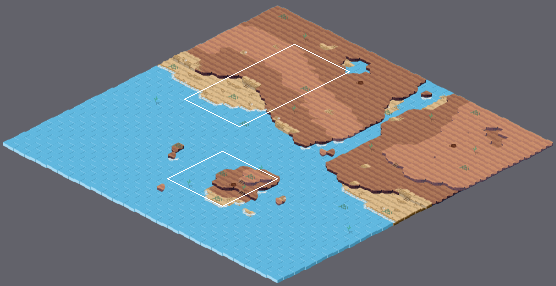
Tiled map (JSON): wyndOS/games/kora/assets/tlmap/demo/demo.tmj. Above: a wide view before the commit, with the close-up outlined.
Close-up. Old version:
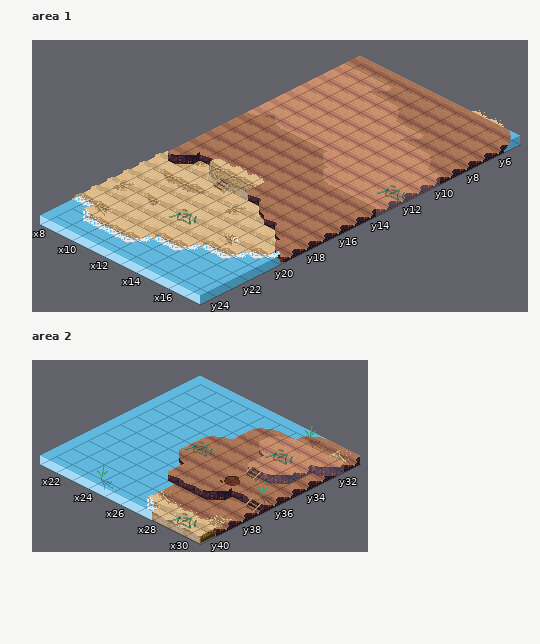
Cells are 32x16 px. Isometric: x runs down to the right, y down to the left. Shown: area 1 x 8..17, y 5..24; area 2 x 21..30, y 31..40. The commit also changed other parts of the map, which this record leaves out. Tiles whose own drawing changed are shown in their newer look in all pictures.
The result:
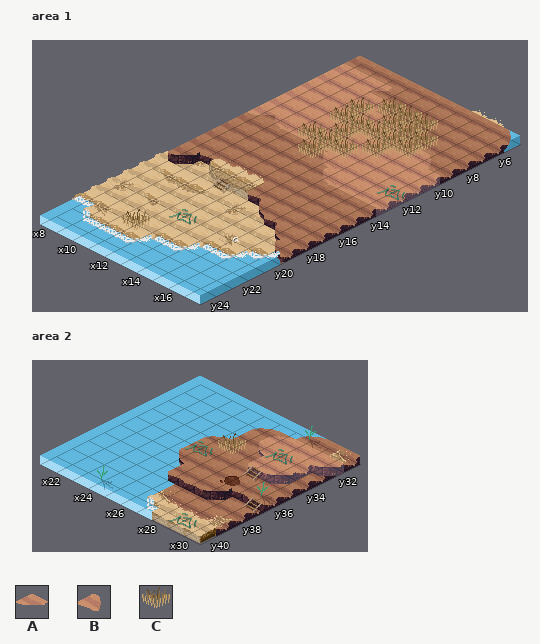
Key: from "coast": A 17, B 19, C 27.
_ is an empty cell.
Changes in this commit:
Layer "h1-decor", area 1:
Tile A becomes tile C in row 8 at x 14.
Tile B becomes tile C in row 7 at x 12.
The author put tile C in row 7 at x 13 to 14; in row 8 at x 11, 13 and 15; in row 9 at x 11 to 15; in row 10 at x 12 and 14; in row 11 at x 11 to 13; in row 12 at x 12.
The author put tile C in row 22 at x 11.
Layer "h1-decor", area 2:
The author put tile C in row 34 at x 26.
Pixel boxes of the changes (left, top, right, bottom) in both close-ups:
changed: (298, 97, 438, 158)
added: (122, 209, 150, 230)
added: (218, 433, 246, 454)
